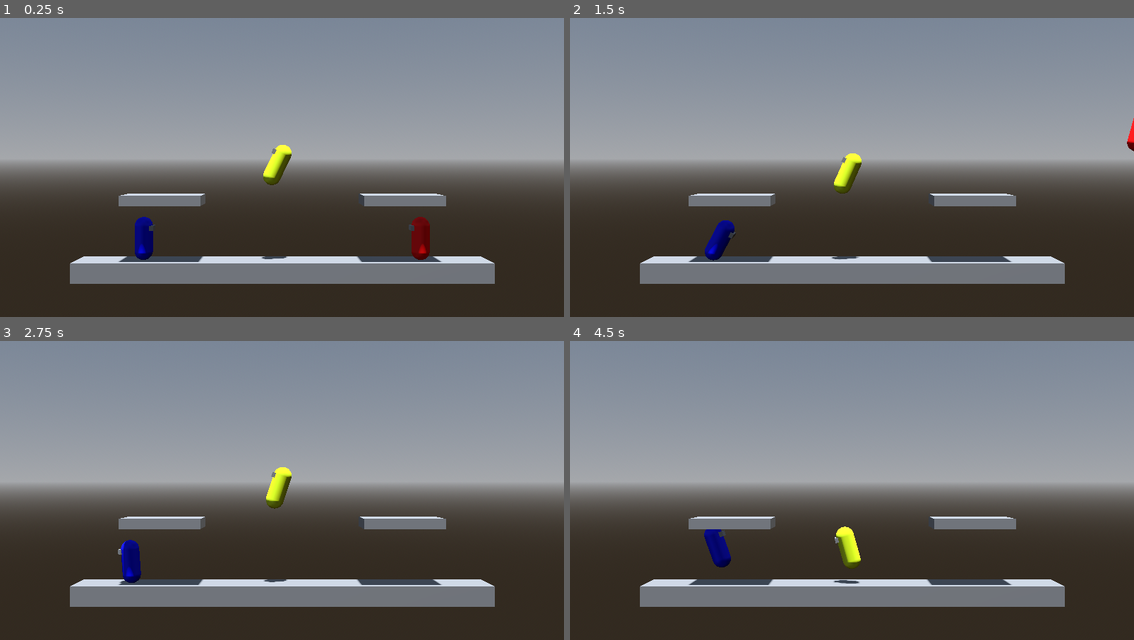
Above: before the commit, frames 1-4 (two rows, left to right).
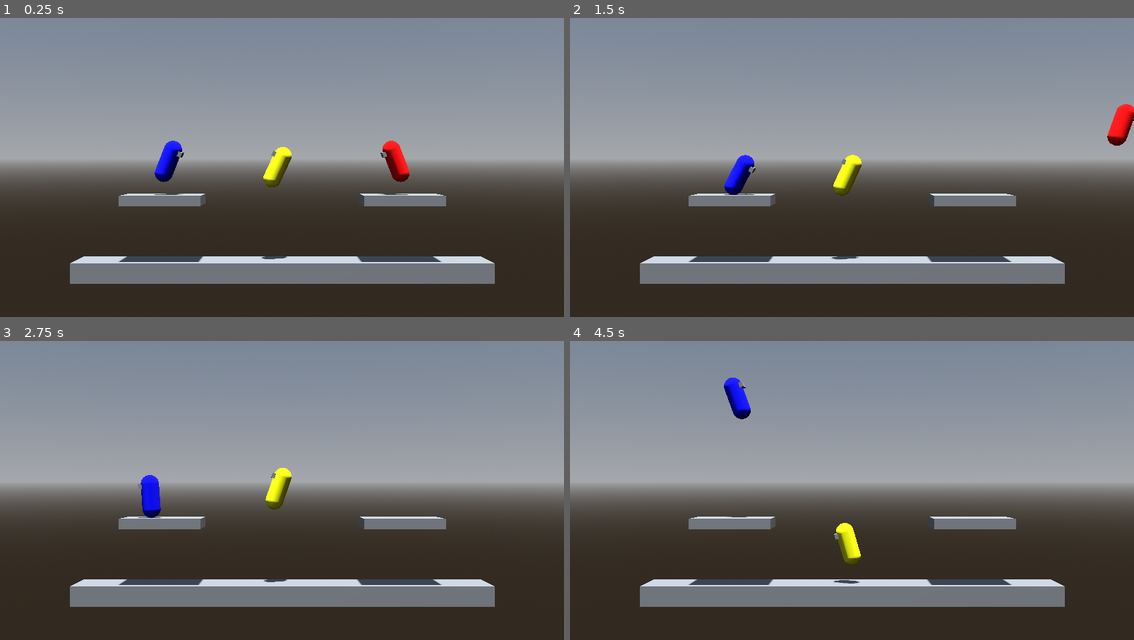
Above: after the commit, the same moments.

Repository: CocoMarck/SuperSmashTux
Game: Godot game, scene res://scenes/main.tscn
Same seed, same stepped clock (60 frames per second), same inputs: the game is played once before the commit and once after it.
Inputs:
- Up to frame 1 (0.25 s): no input
- Up to frame 2 (1.5 s): hold Right (player1_move_right) 0.53-1.28 s; tap K (player1_attack) at 0.6 s; tap Space (player1_jump) at 0.77, 1.07 s; tap G (player2_attack) at 0.8, 1.35 s; hold Down (player1_move_down) from 1.28 s (still down)
- Up to frame 3 (2.75 s): tap Space (player1_jump) at 1.52, 1.82 s; tap S (player2_move_down) at 1.55, 2.1 s; release Down (player1_move_down) at 2.03 s; hold Right (player1_move_right) from 2.03 s (still down); tap A (player2_move_left) at 2.3 s
- Up to frame 4 (4.5 s): release Right (player1_move_right) at 2.78 s; hold Up (player1_move_up) 2.78-3.53 s; tap A (player2_move_left) at 2.85 s; tap Space (player1_jump) at 3.02, 3.32, 3.77, 4.07 s; tap D (player2_move_right) at 3.05, 3.6 s; hold Left (player1_move_left) from 3.53 s (still down); tap W (player2_move_up) at 3.8, 4.35 s

The runs differ from the first frame. In frame 1, 2.0% of the frame differs, in the area x 23-77%, y 41-81%; in frame 2, 1.6%; in frame 3, 1.0%; in frame 4, 1.1%.

Commit message:
Spawn point and input actions refactored

Diff:
--- /dev/null
+++ b/materials/mat_yellow.tres
@@ -0,0 +1,4 @@
+[gd_resource type="StandardMaterial3D" format=3 uid="uid://eprtccar7aks"]
+
+[resource]
+albedo_color = Color(1, 1, 0, 1)
--- a/project.godot
+++ b/project.godot
@@ -88,10 +88,12 @@
 player1_attack={
 "deadzone": 0.2,
 "events": [Object(InputEventKey,"resource_local_to_scene":false,"resource_name":"","device":-1,"window_id":0,"alt_press …(192 unchanged characters)…
+, Object(InputEventJoypadButton,"resource_local_to_scene":false,"resource_name":"","device":0,"button_index":1,"pressure":0.0,"pressed":false,"script":null)
 ]
 }
 player2_attack={
 "deadzone": 0.2,
 "events": [Object(InputEventKey,"resource_local_to_scene":false,"resource_name":"","device":-1,"window_id":0,"alt_press …(192 unchanged characters)…
+, Object(InputEventJoypadButton,"resource_local_to_scene":false,"resource_name":"","device":1,"button_index":1,"pressure":0.0,"pressed":false,"script":null)
 ]
 }
--- a/scenes/main.tscn
+++ b/scenes/main.tscn
@@ -1,11 +1,10 @@
 [gd_scene format=3 uid="uid://dkpng3ohg1ql1"]
 
 [ext_resource type="Environment" uid="uid://lit05fb87j4a" path="res://environments/env_game.tres" id="1_jpm03"]
-[ext_resource type="PackedScene" uid="uid://de4tgdk06il7y" path="res://prefabs/character.tscn" id="2_sugp2"]
-[ext_resource type="Script" uid="uid://duy5nqredibew" path="res://scripts/player.gd" id="3_jyhfs"]
+[ext_resource type="Script" uid="uid://bbefl7k3gi1fy" path="res://scripts/spawn_point.gd" id="2_o6xl0"]
 [ext_resource type="Material" uid="uid://d3u0maubo42gx" path="res://materials/mat_red.tres" id="4_jyhfs"]
 [ext_resource type="Material" uid="uid://dn2jv3t2f4mog" path="res://materials/mat_blue.tres" id="5_tbgi4"]
-[ext_resource type="Script" uid="uid://bat2l7q6oyqwd" path="res://scripts/npc.gd" id="6_tefeu"]
+[ext_resource type="Material" uid="uid://eprtccar7aks" path="res://materials/mat_yellow.tres" id="5_tefeu"]
 
 [sub_resource type="CameraAttributesPractical" id="CameraAttributesPractical_gl6un"]
 
@@ -20,9 +19,6 @@
 
 [sub_resource type="BoxMesh" id="BoxMesh_plat01"]
 size = Vector3(8, 1, 4)
-
-[sub_resource type="StandardMaterial3D" id="StandardMaterial3D_o6xl0"]
-albedo_color = Color(0.89411765, 1, 0.13725491, 1)
 
 [node name="Main" type="Node" unique_id=1966553712]
 
@@ -70,43 +66,28 @@
 mesh = SubResource("BoxMesh_plat01")
 
 [node name="SpawnPoint1" type="Marker3D" parent="." unique_id=414765233]
-transform = Transform3D(1, 0, 0, 0, 1, 0, 0, 0, 1, -15.010618, 5, 0)
+transform = Transform3D(1, 0, 0, 0, 1, 0, 0, 0, 1, 12, 12, 0)
 gizmo_extents = 3.0
+script = ExtResource("2_o6xl0")
+material_player_1 = ExtResource("4_jyhfs")
+material_player_2 = ExtResource("5_tbgi4")
+material_npc = ExtResource("5_tefeu")
 
 [node name="SpawnPoint2" type="Marker3D" parent="." unique_id=149246284]
-transform = Transform3D(1, 0, 0, 0, 1, 0, 0, 0, 1, 15, 5, 0)
+transform = Transform3D(1, 0, 0, 0, 1, 0, 0, 0, 1, -12, 12, 0)
 gizmo_extents = 3.0
+script = ExtResource("2_o6xl0")
+player_id = 1
+init_looking_at_right = true
+material_player_1 = ExtResource("4_jyhfs")
+material_player_2 = ExtResource("5_tbgi4")
+material_npc = ExtResource("5_tefeu")
 
-[node name="Player1" parent="." unique_id=1138438983 instance=ExtResource("2_sugp2")]
-transform = Transform3D(3, 0, 0, 0, 3, 0, 0, 0, 3, 14, 5, 0)
-script = ExtResource("3_jyhfs")
-player_id = 0
-actions = {
-"attack": "player1_attack",
-"jump": "player1_jump",
-"move_down": "player1_move_down",
-"move_left": "player1_move_left",
-"move_right": "player1_move_right",
-"move_up": "player1_move_up"
-}
-material = ExtResource("4_jyhfs")
-
-[node name="Player2" parent="." unique_id=2005389870 instance=ExtResource("2_sugp2")]
-transform = Transform3D(3, 0, 0, 0, 3, 0, 0, 0, 3, -14, 5, 0)
-script = ExtResource("3_jyhfs")
-player_id = 1
-actions = {
-"attack": "player2_attack",
-"jump": "player2_jump",
-"move_down": "player2_move_down",
-"move_left": "player2_move_left",
-"move_right": "player2_move_right",
-"move_up": "player2_move_up"
-}
-init_looking_at_right = true
-material = ExtResource("5_tbgi4")
-
-[node name="NPCFake" parent="." unique_id=475649309 instance=ExtResource("2_sugp2")]
-transform = Transform3D(3, 0, 0, 0, 3, 0, 0, 0, 3, 0, 5, 0)
-script = ExtResource("6_tefeu")
-material = SubResource("StandardMaterial3D_o6xl0")
+[node name="SpawnPoint3" type="Marker3D" parent="." unique_id=1589215959]
+transform = Transform3D(1, 0, 0, 0, 1, 0, 0, 0, 1, 0, 5, 0)
+gizmo_extents = 3.0
+script = ExtResource("2_o6xl0")
+entity_type = 1
+material_player_1 = ExtResource("4_jyhfs")
+material_player_2 = ExtResource("5_tbgi4")
+material_npc = ExtResource("5_tefeu")
--- a/scripts/global_utils.gd
+++ /dev/null
@@ -1,8 +0,0 @@
-# Archivo de constantes y enumeraciones globales del proyecto.
-class_name GlobalUtils
-
-# Enumeracion de IDs posibles de jugadores.
-enum PlayerId { PLAYER_1, PLAYER_2 }
-
-# Enumeracion de tipos de entidad que un SpawnPoint puede generar.
-enum EntityType { PLAYER, NPC }
--- a/scripts/helpers/fight_move.gd
+++ b/scripts/helpers/fight_move.gd
@@ -25,6 +25,7 @@
 	p_air_attack: bool, p_hitbox_position: Vector3,
 	p_animation_name: StringName = &"", p_mesh_rotation_x: float = 0.0
 ):
+	# Asignar los parametros de construccion a las propiedades de la clase.
 	name = p_name
 	duration = p_duration
 	damage = p_damage
--- /dev/null
+++ b/scripts/helpers/global_utils.gd
@@ -0,0 +1,24 @@
+# Archivo de constantes y enumeraciones globales del proyecto.
+class_name GlobalUtils
+
+# Enumeracion de IDs posibles de jugadores.
+enum PlayerId { PLAYER_1, PLAYER_2 }
+
+# Enumeracion de tipos de entidad que un SpawnPoint puede generar.
+enum EntityType { PLAYER, NPC }
+
+# Nombres de acciones del Input Map por jugador, usado por SpawnPoint para armar el PlayerInputMap del jugador.
+static func get_player_actions(player_id: PlayerId) -> PlayerInputMap:
+	match player_id:
+		PlayerId.PLAYER_1:
+			return PlayerInputMap.new(
+				"player1_move_left", "player1_move_right", "player1_move_up",
+				"player1_move_down", "player1_jump", "player1_attack"
+			)
+		PlayerId.PLAYER_2:
+			return PlayerInputMap.new(
+				"player2_move_left", "player2_move_right", "player2_move_up",
+				"player2_move_down", "player2_jump", "player2_attack"
+			)
+		_:
+			return null
--- /dev/null
+++ b/scripts/helpers/player_input_map.gd
@@ -0,0 +1,21 @@
+extends RefCounted
+class_name PlayerInputMap
+
+# Nombres de las acciones del Input Map para un jugador.
+var move_left: StringName
+var move_right: StringName
+var move_up: StringName
+var move_down: StringName
+var jump: StringName
+var attack: StringName
+
+func _init(
+	p_move_left: StringName, p_move_right: StringName, p_move_up: StringName,
+	p_move_down: StringName, p_jump: StringName, p_attack: StringName
+):
+	move_left = p_move_left
+	move_right = p_move_right
+	move_up = p_move_up
+	move_down = p_move_down
+	jump = p_jump
+	attack = p_attack
--- a/scripts/player.gd
+++ b/scripts/player.gd
@@ -3,29 +3,21 @@
 
 # Propiedades publicas | Identificacion y mapeo de controles del jugador.
 @export var player_id: GlobalUtils.PlayerId
-@export var actions = {
-	"move_left": "",
-	"move_right": "",
-	"move_up": "",
-	"move_down": "",
-	"jump": "",
-	"attack": ""
-}
+var actions: PlayerInputMap = null
 
 # Funciones | Input del jugador.
 func _collect_input() -> void:
 	'''
 	Obtener data de input del user.
-	Si esta limpio el dicionario ignorar acciones.
+	Si no hay actions asignado (nadie lo configuro todavia) ignorar acciones.
 	'''
-	for value in actions.values():
-		if value == "":
-			return
+	if actions == null:
+		return
 
 	# Leer los inputs configurados para el jugador.
-	_move_left = Input.is_action_pressed(actions["move_left"])
-	_move_right = Input.is_action_pressed(actions["move_right"])
-	_move_up = Input.is_action_pressed(actions["move_up"])
-	_move_down = Input.is_action_pressed(actions["move_down"])
-	_jump = Input.is_action_pressed(actions["jump"])
-	_attack = Input.is_action_pressed(actions["attack"])
+	_move_left = Input.is_action_pressed(actions.move_left)
+	_move_right = Input.is_action_pressed(actions.move_right)
+	_move_up = Input.is_action_pressed(actions.move_up)
+	_move_down = Input.is_action_pressed(actions.move_down)
+	_jump = Input.is_action_pressed(actions.jump)
+	_attack = Input.is_action_pressed(actions.attack)
--- a/scripts/spawn_point.gd
+++ b/scripts/spawn_point.gd
@@ -9,25 +9,35 @@
 # Propiedades publicas del script.
 @export var entity_type: GlobalUtils.EntityType = GlobalUtils.EntityType.PLAYER
 @export var player_id: GlobalUtils.PlayerId
+@export var init_looking_at_right: bool = false
+@export var material_player_1: Material = null
+@export var material_player_2: Material = null
+@export var material_npc: Material = null
 
 func _ready() -> void:
-	# Instanciar un nuevo personaje y asignarle el script segun el tipo de entidad.
+	# Instanciar un nuevo personaje y asignarle el script correspondiente segun la entidad.
 	var character = CHARACTER_PREFAB.instantiate()
 
 	match entity_type:
+		# Jugador: Establecer script correspondiente, asignar ID, mapa de acciones de input y material.
 		GlobalUtils.EntityType.PLAYER:
 			character.set_script(PLAYER_SCRIPT)
 			character.player_id = player_id
+			character.actions = GlobalUtils.get_player_actions(player_id)
 
-			# Establecer la direccion de vista del jugador segun su ID.
 			match player_id:
 				GlobalUtils.PlayerId.PLAYER_1:
-					character.init_looking_at_right = true
+					character.material = material_player_1
 				GlobalUtils.PlayerId.PLAYER_2:
-					character.init_looking_at_right = false
+					character.material = material_player_2
 
+		# NPC: Establecer script correspondiente y material.
 		GlobalUtils.EntityType.NPC:
 			character.set_script(NPC_SCRIPT)
+			character.material = material_npc
+
+	# Direccion de vista, despues de set_script — cambiar de script resetea las propiedades previas.
+	character.init_looking_at_right = init_looking_at_right
 
 	# Posicionar al personaje en este punto de spawn, como hijo directo de la escena.
 	character.position = global_position
Renamed: scripts/global_utils.gd.uid -> scripts/helpers/global_utils.gd.uid
Not shown, added: scripts/helpers/player_input_map.gd.uid
